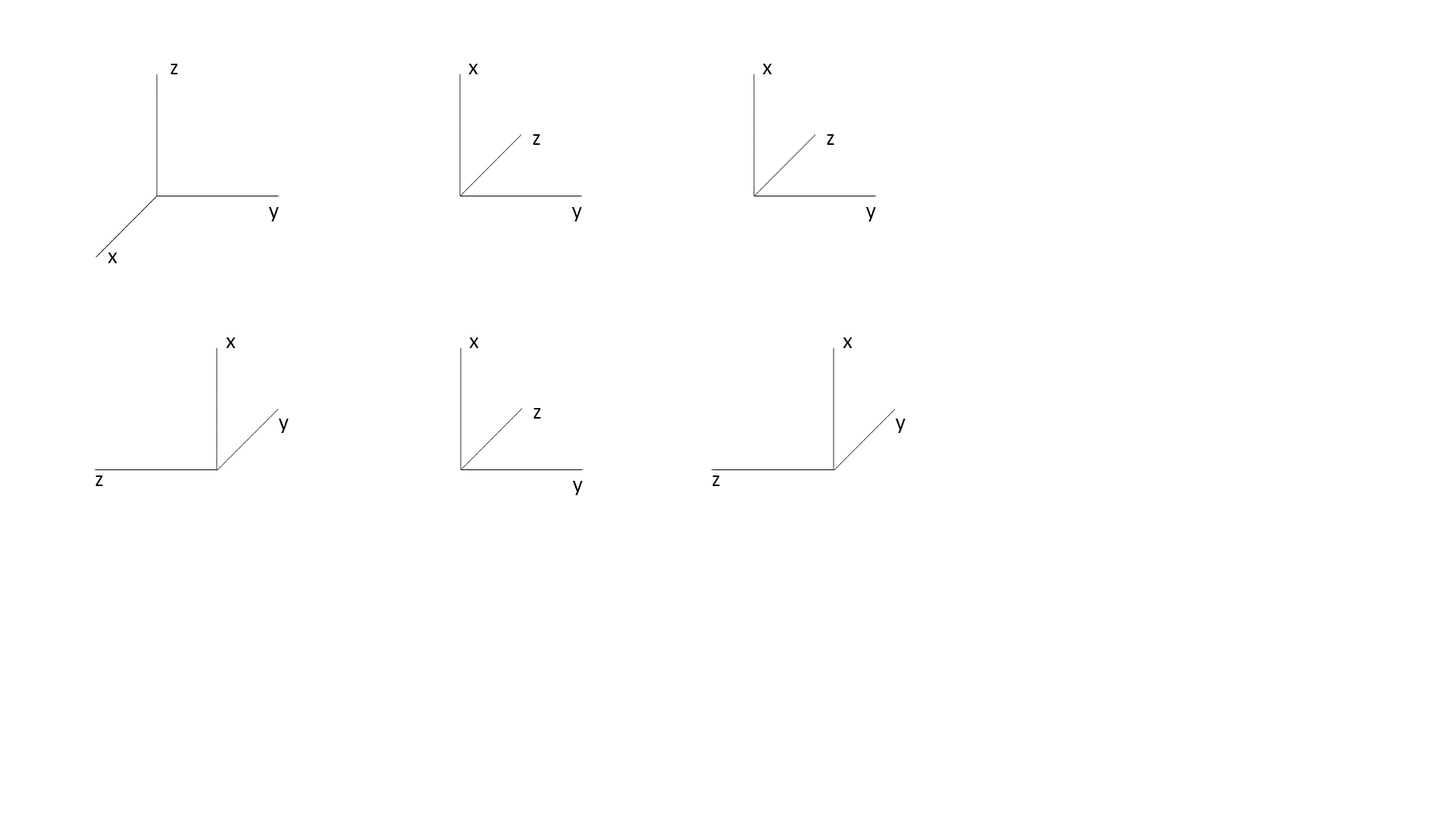
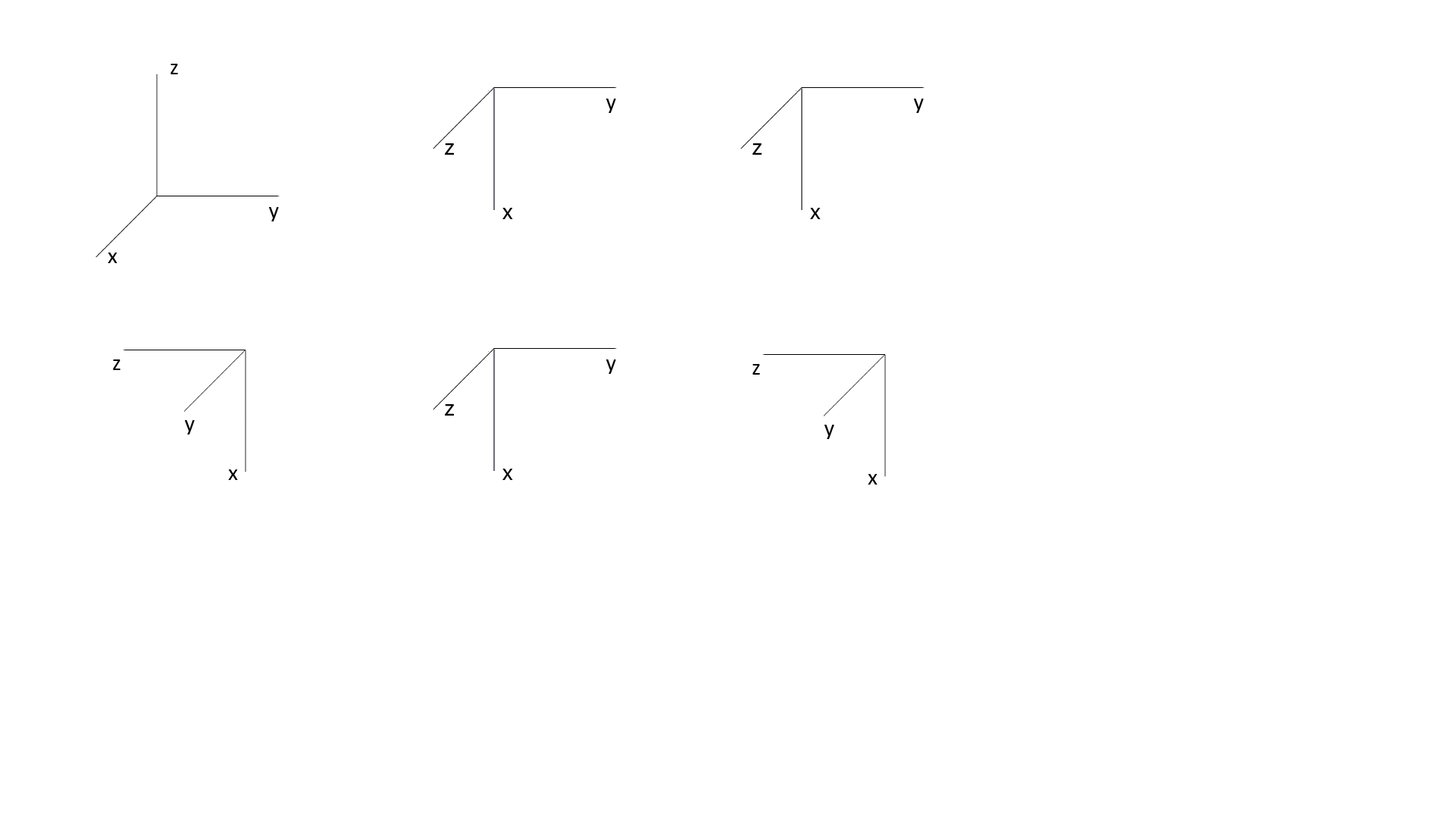
Layer changes from the first w=1455, h=819 image to the second:
added group "Group 1 copy 10" with 6 layers above "Group 1 copy 8" over [752,337,906,485]
added group "Group 2" (1st of 2, in "Group 1 copy 10") with 2 layers in group "Group 1 copy 10" over [752,337,906,482]
added layer "Layer 2" (1st of 5, in "Group 1 copy 10" › "Group 2") in group "Group 2" over [823,354,886,417]
added layer "Layer 1" (1st of 11, in "Group 1 copy 10" › "Group 2") in group "Group 2" over [752,337,906,482]
added group "Group 1 copy 8" with 6 layers above "Group 1 copy 9" over [112,337,289,480]
added group "Group 2" (2nd of 2, in "Group 1 copy 8") with 2 layers in group "Group 1 copy 8" over [112,337,289,477]
added layer "Layer 2" (2nd of 5, in "Group 1 copy 8" › "Group 2") in group "Group 2" over [184,350,246,412]
added layer "Layer 1" (2nd of 11, in "Group 1 copy 8" › "Group 2") in group "Group 2" over [112,337,289,477]
added group "Group 1 copy 9" with 5 layers above "Group 1 copy 4" over [432,337,617,480]
added layer "Layer 1" (3rd of 11, in "Group 1 copy 9") in group "Group 1 copy 9" over [432,337,617,426]
hid group "Group 1 copy 4" (5 layers) over [432,337,594,495]
hid group "Group 1 copy 2" (5 layers) over [740,63,887,222]
hid group "Group 1 copy" (5 layers) over [432,63,593,222]
hid group "Group 1 copy 5" (5 layers) over [710,337,906,486]
hid group "Group 1 copy 3" (5 layers) over [93,337,289,486]
added group "Group 1 copy 7" with 5 layers above "Group 1 copy 6" over [740,63,925,220]
added layer "Layer 3" (2nd of 3, in "Group 1 copy 7") in group "Group 1 copy 7" over [795,87,803,210]
added layer "Layer 1" (9th of 11, in "Group 1 copy 7") in group "Group 1 copy 7" over [740,63,925,165]
added group "Group 1 copy 6" with 5 layers above "Group 1" over [432,63,617,220]
added layer "Layer 1" (10th of 11, in "Group 1 copy 6") in group "Group 1 copy 6" over [432,63,617,165]
…and 17 more changes (17 added)
